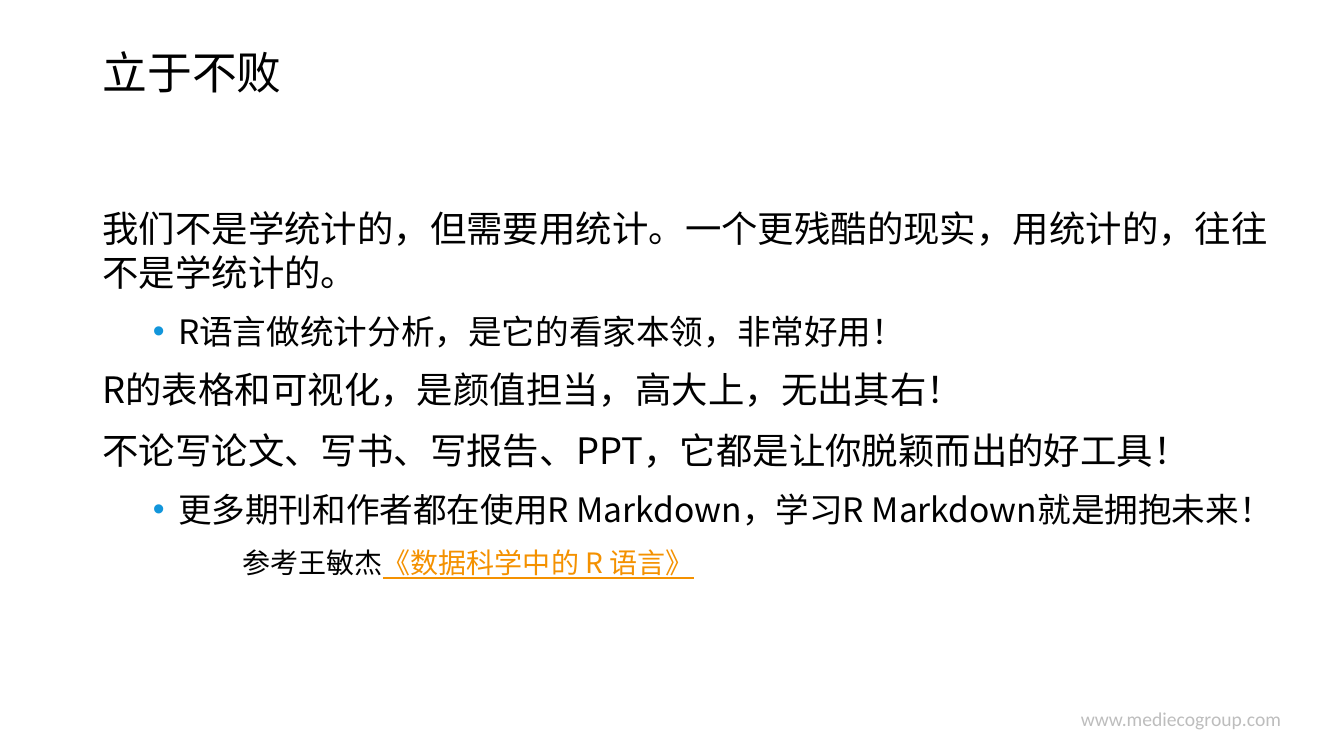
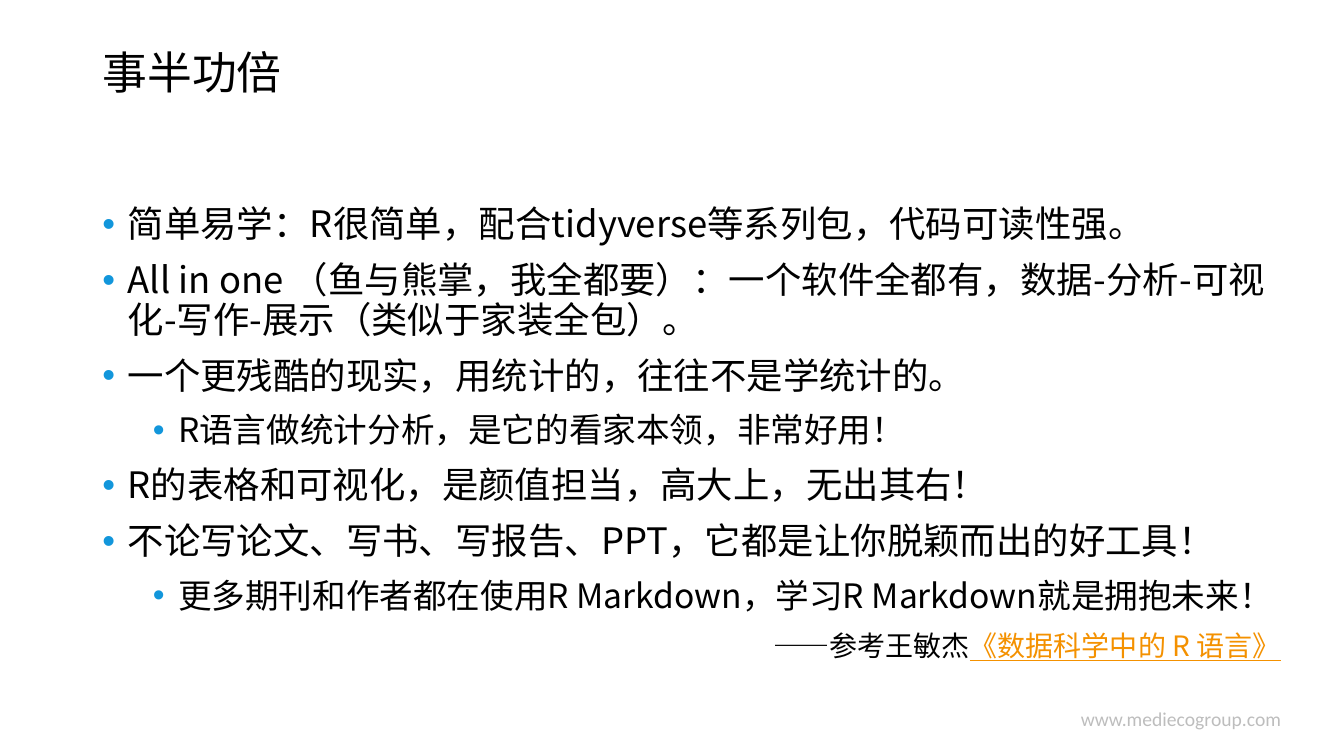
Before and after one commit to hao203/rmd_china, a slide deck: slide 14 of slides/00.Introduction/00.pptx (slide 15 before the commit). Drawn at 1344x756 pixels with LibreOffice and Linux fonts; fonts in the diff are those of the drawing; background and template pictures are left out. Boxes give left, top, right and bottom in pixels: in the first picture for what was removed or moved away, otherwise in the second. Text is boxed around its words. In the diff, an @@ line names an element or a change of style, - is before the commit and + after.

```diff
--- a/slides/00.Introduction/00.pptx
+++ b/slides/00.Introduction/00.pptx
@@ title at (x1=102, y1=51, x2=281, y2=93): text changed @@
-立于不败
+事半功倍
@@ text at (x1=128, y1=206, x2=1265, y2=393): text changed @@
-我们不是学统计的，但需要用统计。一个更残酷的现实，用统计的，往往不是学统计的。
+• 简单易学：R很简单，配合tidyverse等系列包，代码可读性强。
+• All in one （鱼与熊掌，我全都要）：一个软件全都有，数据-分析-可视化-写作-展示（类似于家装全包）。
+• 一个更残酷的现实，用统计的，往往不是学统计的。
@@ text at (x1=128, y1=413, x2=1273, y2=612): line spacing 1 to 0.9; bullet none to • @@
@@ text at (x1=773, y1=632, x2=1281, y2=661): text changed @@
-参考王敏杰《数据科学中的 R 语言》
+——参考王敏杰《数据科学中的 R 语言》
```
Also in this commit, not shown: 7 other slides changed, 1 slide removed, 9 other files.
